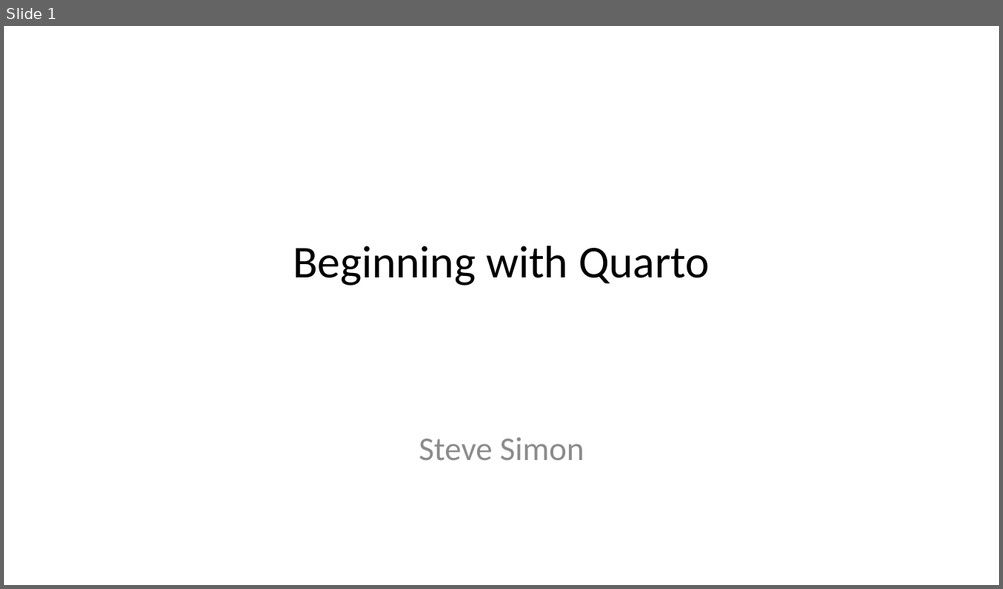
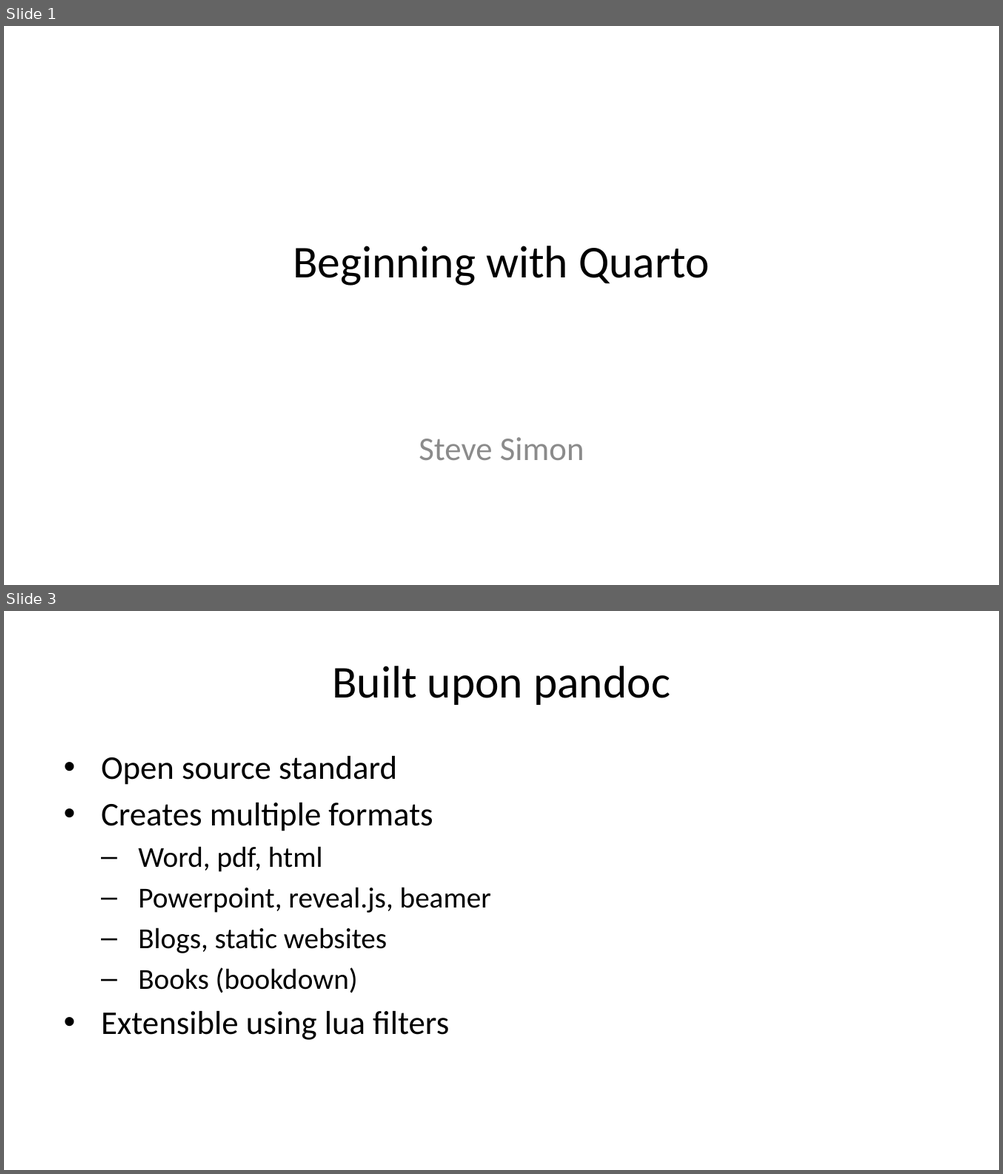
Before and after one commit to pmean/talks, a slide deck: quarto/beginning-with-quarto.pptx. Shown one above the other, each under a label of ours: slide 1 before the commit, slides 1 and 3 after it; the slides between them are not shown. The pictures are 1003x589 and 1003x1174 pixels, drawn with LibreOffice and Linux fonts; fonts in the diff are those of the drawing. Boxes give left, top, right and bottom in pixels: in the first picture for what was removed or moved away, otherwise in the second. Text is boxed around its words. In the diff, an @@ line names an element or a change of style, - is before the commit and + after.

```diff
--- a/quarto/beginning-with-quarto.pptx
+++ b/quarto/beginning-with-quarto.pptx
@@ slide 3 added at (x1=4, y1=611, x2=999, y2=1170), background #FFFFFF @@
@@ title added at (x1=332, y1=666, x2=670, y2=705), 33 pt, text #000000 @@
+Built upon pandoc
@@ text added at (x1=101, y1=756, x2=491, y2=1040), 21 pt, text #000000 @@
+• Open source standard
+• Creates multiple formats
+  – Word, pdf, html
+  – Powerpoint, reveal.js, beamer
+  – Blogs, static websites
+  – Books (bookdown)
+• Extensible using lua filters
```
Also in this commit, not shown: 3 slides changed, 3 other slides added, 1 slide removed, 1 other file.
